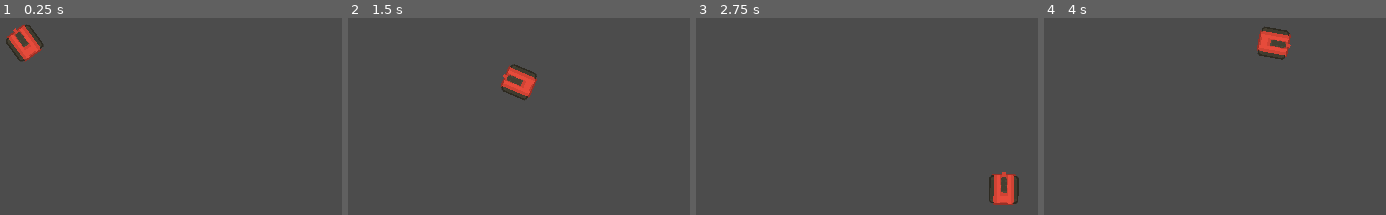
Above: before the commit, frames 1-4 (left to right).
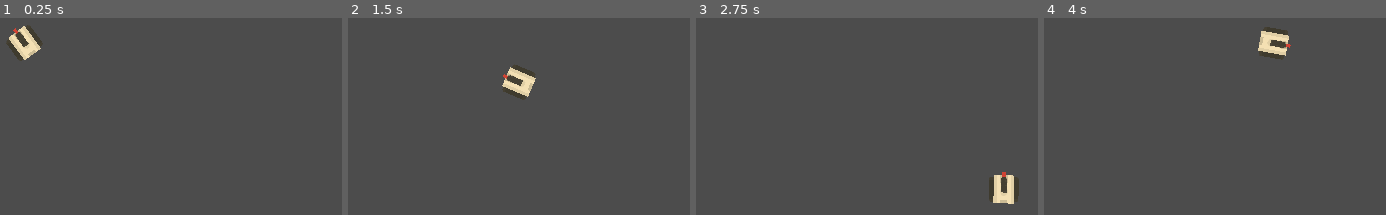
Above: after the commit, the same moments.

Repository: RuanSR/rogue-tank-game
Game: Godot game, scene res://src/Levels/TestLevel/View/TestArea.tscn
The game is run twice, just before and just after one commit, with the same random seed, the same clock (stepped at 60 frames per second) and the same inputs. The engine's default icon, where the game draws it, is replaced by a stand-in: a white triangle on a blue panel in a dark square.
Inputs (mouse positions are in pixels of both pictures, inside the frame that each line leads up to):
- Up to frame 1 (0.25 s): no input
- Up to frame 2 (1.5 s): tap Enter at 0.5 s; move the mouse to (outside the picture) at 0.52 s; hold Right (ui_right) 0.53-1.28 s; move the mouse to (419, 39) at 1.27 s; hold Down (ui_down) from 1.28 s (still down)
- Up to frame 3 (2.75 s): move the mouse to (outside the picture) at 2.02 s; release Down (ui_down) at 2.03 s; hold Right (ui_right) from 2.03 s (still down)
- Up to frame 4 (4 s): move the mouse to (1235, 110) at 2.77 s; release Right (ui_right) at 2.78 s; hold Up (ui_up) 2.78-3.53 s; move the mouse to (outside the picture) at 3.52 s; hold Left (ui_left) from 3.53 s (still down)

The runs differ from the first frame. In frame 1, 0.8% of the frame differs, in the area x 1-13%, y 3-23%; in frame 2, 0.8%; in frame 3, 0.8%; in frame 4, 0.8%.

Commit message:
reafctor: TankPlayer - Refatorou para usar sevico de injecao de dependencia de models
feat: InjectModel - Adicionado sistema de escaneamento de sub-nodes

Diff:
--- a/src/@Shared/InjectModel/inject_model.gd
+++ b/src/@Shared/InjectModel/inject_model.gd
@@ -2,15 +2,20 @@
 
 const _models_dependency_injectable = {}
 
-static func load_model_dependency(viewer_node: Node, name_list_of_nodes_in_view: Array = []) -> void:
+static func _scan_nodes(node_tree)-> Array:
+	var name_list_of_nodes: Array = []
+
+	for node in node_tree.get_children():
+		name_list_of_nodes.append(node.get_name())
+		if (node.get_child_count() != 0):
+			name_list_of_nodes.append_array(_scan_nodes(node))
+
+	return name_list_of_nodes
+
+static func load_model_dependency(viewer_node, name_list_of_nodes_in_view: Array = []) -> void:
 	var dependency_dictionary: Dictionary = {}
 
-	var name_list_of_nodes: Array = []
-
-	var all_nodes_in_node_parent = viewer_node.get_children()
-	for node in all_nodes_in_node_parent:
-		name_list_of_nodes.append(node.get_name())
-
+	var name_list_of_nodes: Array =  _scan_nodes(viewer_node)
 	if (name_list_of_nodes_in_view.size() == 0):
 		for node_name in name_list_of_nodes:
 			dependency_dictionary.keys().append(node_name)
--- a/src/Levels/TestLevel/View/TestArea.tscn
+++ b/src/Levels/TestLevel/View/TestArea.tscn
@@ -14,7 +14,7 @@
 rotation = -131.854
 
 [node name="TankBodySkinManager" parent="PlayerTank" index="0"]
-selected_index_texture = 0
+selected_index_texture = 3
 
 [node name="TankBodySprite" parent="PlayerTank" index="2"]
 texture = ExtResource( 2 )
--- a/src/Modules/PlayerTank/Model/player_tank_model.gd
+++ b/src/Modules/PlayerTank/Model/player_tank_model.gd
@@ -13,11 +13,13 @@
 var tank_body_skin_manager: Node2D
 var tank_barrel_skin_manager: Node2D
 
-func _init(tank_body_collision_poly: CollisionPolygon2D, tank_body_sprite: Sprite, tank_barrel_node: Node2D, bullet_muzzle_position: Position2D, tank_barrel_sprite: Sprite, bullet_shot_sprite: Sprite, bullet_shot_animation_player: AnimationPlayer):
-	self.tank_body_collision_poly = tank_body_collision_poly
-	self.tank_body_sprite = tank_body_sprite
-	self.tank_barrel_node = tank_barrel_node
-	self.bullet_muzzle_position = bullet_muzzle_position
-	self.tank_barrel_sprite = tank_barrel_sprite
-	self.bullet_shot_sprite = bullet_shot_sprite
-	self.bullet_shot_animation_player = bullet_shot_animation_player
+func _init():
+	self.tank_body_collision_poly = InjectModel.get_dependency("TankBodyCollisionPoly2D")
+	self.tank_body_sprite = InjectModel.get_dependency("TankBodySprite")
+	self.tank_barrel_node = InjectModel.get_dependency("TankBarrelNode2D")
+	self.bullet_muzzle_position = InjectModel.get_dependency("BulletMuzzlePosition2D")
+	self.tank_barrel_sprite = InjectModel.get_dependency("TankBarrelSprite")
+	self.bullet_shot_sprite = InjectModel.get_dependency("BulletShotSprite")
+	self.bullet_shot_animation_player = InjectModel.get_dependency("BulletShotAnimationPlayer")
+	self.tank_body_skin_manager = InjectModel.get_dependency("TankBodySkinManager")
+	self.tank_barrel_skin_manager = InjectModel.get_dependency("BarrelSkinManager")
--- a/src/Modules/PlayerTank/Presenter/player_tank_presenter.gd
+++ b/src/Modules/PlayerTank/Presenter/player_tank_presenter.gd
@@ -9,20 +9,13 @@
 var _self_ref: String
 
 func _init(tank_view: KinematicBody2D):
-
-	var tank_body_collision_poly: CollisionPolygon2D = tank_view.TankBodyCollisionPoly2D
-	var tank_body_sprite: Sprite = tank_view.TankBodySprite
-	var tank_barrel_node: Node2D = tank_view.TankBarrelNode2D
-	var bullet_muzzle_position: Position2D = tank_view.BulletMuzzlePosition2D
-	var tank_barrel_sprite: Sprite = tank_view.TankBarrelSprite
-	var bullet_shot_sprite: Sprite = tank_view.BulletShotSprite
-	var bullet_shot_animation_player: AnimationPlayer = tank_view.BulletShotAnimationPlayer
-
-	_model = PlayerModel.new(tank_body_collision_poly, tank_body_sprite, tank_barrel_node, bullet_muzzle_position, tank_barrel_sprite, bullet_shot_sprite, bullet_shot_animation_player)
-
 	self._view = tank_view
 
 	_self_ref = str(self._view)
+
+	InjectModel.load_model_dependency(self._view)
+
+	_model = PlayerModel.new()
 
 func _is_shot_limit_reachead() -> bool:
 	var allow_shot = true
--- a/src/Modules/PlayerTank/View/PlayerTank.tscn
+++ b/src/Modules/PlayerTank/View/PlayerTank.tscn
@@ -56,7 +56,7 @@
 script = ExtResource( 2 )
 
 [node name="TankBodySkinManager" parent="." instance=ExtResource( 7 )]
-selected_index_texture = 1
+selected_index_texture = 5
 
 [node name="TankBodyCollisionPoly2D" type="CollisionPolygon2D" parent="."]
 polygon = PoolVector2Array( -15, -20, -21, -15, -21, 13, -14, 19, -10, 21, 10, 21, 15, 18, 21, 14, 21, -15, 18, -19, 13, -21, -14, -21 )
@@ -88,3 +88,9 @@
 playback_speed = 2.0
 anims/RESET = SubResource( 1 )
 anims/on_fire = SubResource( 2 )
+
+[node name="Node" type="Node" parent="TankBarrelNode2D"]
+
+[node name="Node2D" type="Node2D" parent="TankBarrelNode2D/Node"]
+
+[node name="Sprite" type="Sprite" parent="TankBarrelNode2D/Node/Node2D"]
--- a/src/Modules/PlayerTank/View/player_tank_view.gd
+++ b/src/Modules/PlayerTank/View/player_tank_view.gd
@@ -4,16 +4,6 @@
 const _prefab_bullet: PackedScene = preload("res://src/Modules/PlayerTank/View/TankBullet.tscn")
 
 var _presenter: PlayerPresenter
-
-onready var TankBodyCollisionPoly2D: CollisionPolygon2D = $TankBodyCollisionPoly2D
-onready var TankBodySprite: Sprite = $TankBodySprite
-onready var TankBarrelNode2D: Node2D = $TankBarrelNode2D
-onready var BulletMuzzlePosition2D: Position2D = $TankBarrelNode2D/BulletMuzzlePosition2D
-onready var TankBarrelSprite: Sprite = $TankBarrelNode2D/TankBarrelSprite
-onready var BulletShotSprite: Sprite = $TankBarrelNode2D/BulletShotSprite
-onready var BulletShotAnimationPlayer: AnimationPlayer = $TankBarrelNode2D/BulletShotAnimationPlayer
-onready var TankBodySkinManager: Node = $TankBodySkinManager
-onready var TankBarrelSkinManager: Node = $TankBarrelNode2D/BarrelSkinManager
 
 func _ready():
 
@@ -38,5 +28,5 @@
 	return Engine.editor_hint
 
 func load_selected_texture() -> void:
-	TankBodySprite.texture = TankBodySkinManager.selected_texture
-	TankBarrelSprite.texture = TankBarrelSkinManager.selected_texture
+	$TankBodySprite.texture = $TankBodySkinManager.selected_texture
+	$TankBarrelNode2D/TankBarrelSprite.texture = $TankBarrelNode2D/BarrelSkinManager.selected_texture
